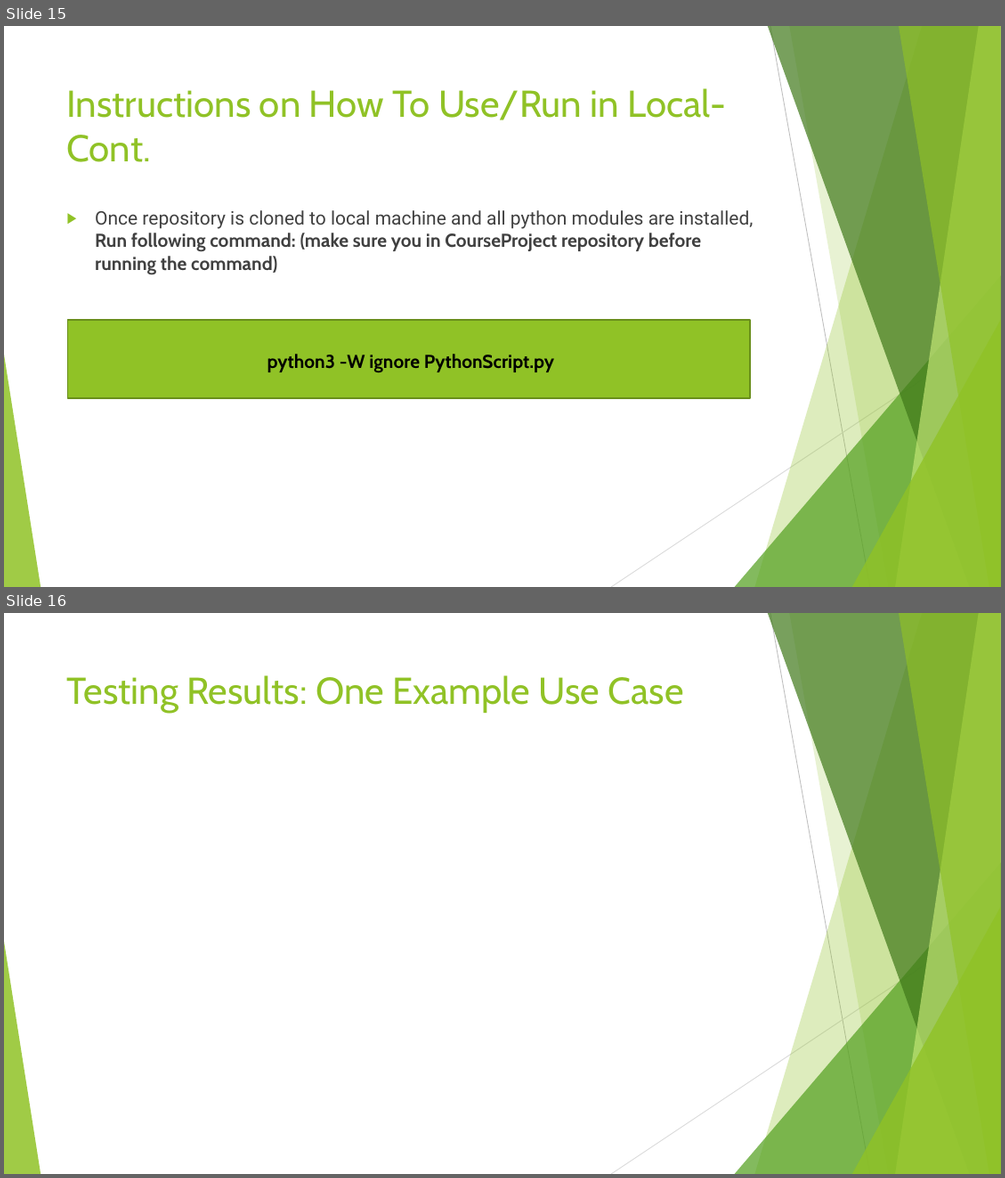
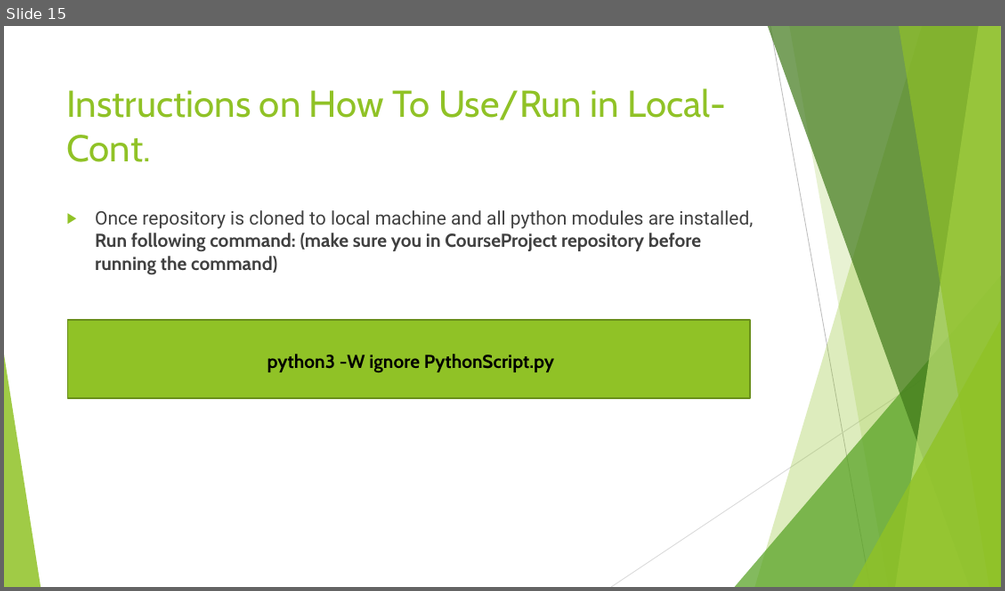
Before and after one commit to hsiddhu2/CourseProject, a slide deck: documentation/Project Presentation.pptx. Shown one above the other, each under a label of ours: slides 15 and 16 before the commit, slide 15 after it. The pictures are 1005x1178 and 1005x591 pixels, drawn with LibreOffice and Linux fonts; fonts in the diff are those of the drawing. Boxes give left, top, right and bottom in pixels: in the first picture for what was removed or moved away, otherwise in the second. Text is boxed around its words. In the diff, an @@ line names an element or a change of style, - is before the commit and + after.

```diff
--- a/documentation/Project Presentation.pptx
+++ b/documentation/Project Presentation.pptx
@@ slide 16 removed at [4,613,1001,1174], background #FFFFFF; not listed: 10 template elements that a slide beside it also shows @@
@@ title removed at [67,675,684,713] @@
-Testing Results: One Example Use Case
```
Also in this commit, not shown: 4 slides changed, 6 slides added.
